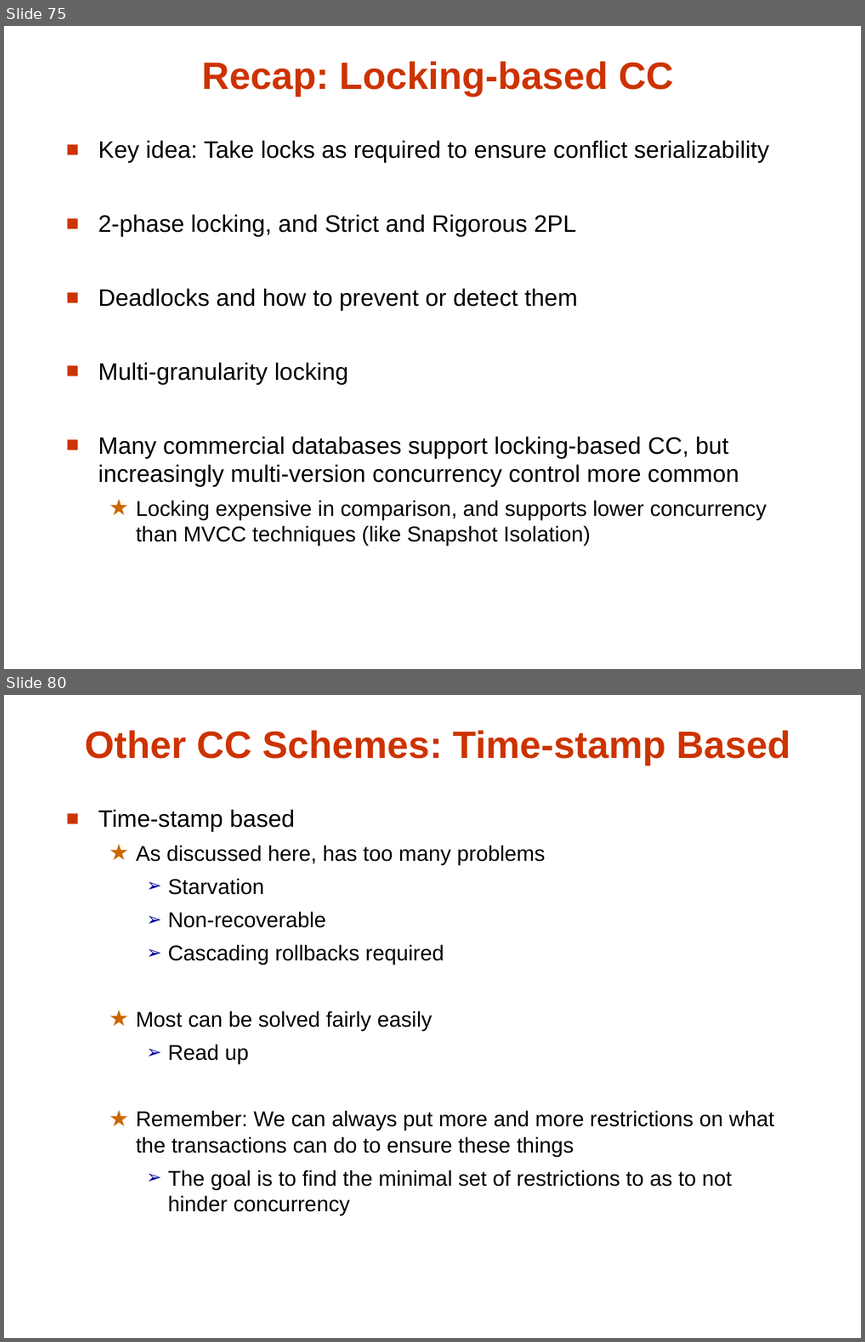
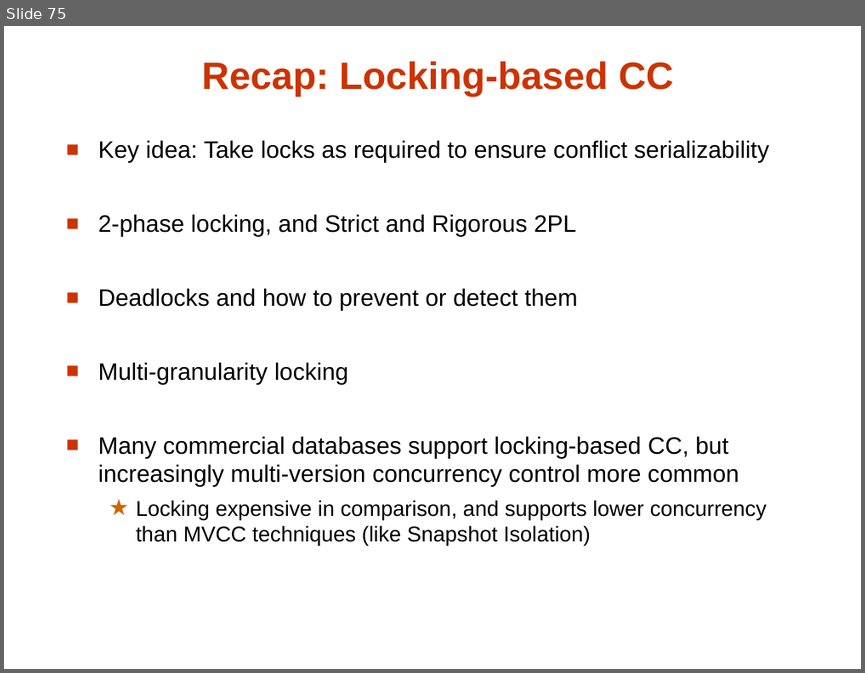
Before and after one commit to umddb/cmsc424-fall2021, a slide deck: Slides/06-Transactions.pptx. Shown one above the other, each under a label of ours: slides 75 and 80 before the commit, slide 75 after it; the slides between them are not shown. The pictures are 865x1342 and 865x673 pixels, drawn with LibreOffice and Linux fonts; fonts in the diff are those of the drawing. Boxes give left, top, right and bottom in pixels: in the first picture for what was removed or moved away, otherwise in the second. Text is boxed around its words. In the diff, an @@ line names an element or a change of style, - is before the commit and + after.

Commit message:
transactions slides updated

```diff
--- a/Slides/06-Transactions.pptx
+++ b/Slides/06-Transactions.pptx
@@ slide 80 removed at <box>4,695,861,1338</box>, background #FFFFFF @@
@@ title removed at <box>85,730,790,766</box> @@
-Other CC Schemes: Time-stamp Based
@@ text removed at <box>98,809,774,1216</box> @@
-■ Time-stamp based
-  ★ As discussed here, has too many problems
-    ➢ Starvation
-    ➢ Non-recoverable
-    ➢ Cascading rollbacks required
-  ★ Most can be solved fairly easily
-    ➢ Read up
-  ★ Remember: We can always put more and more restrictions on what the transactions can do to ensure these things
-    ➢ The goal is to find the minimal set of restrictions to as to not hinder concurrency
```
Also in this commit, not shown: 14 slides changed, 26 slides added, 4 other slides removed.
